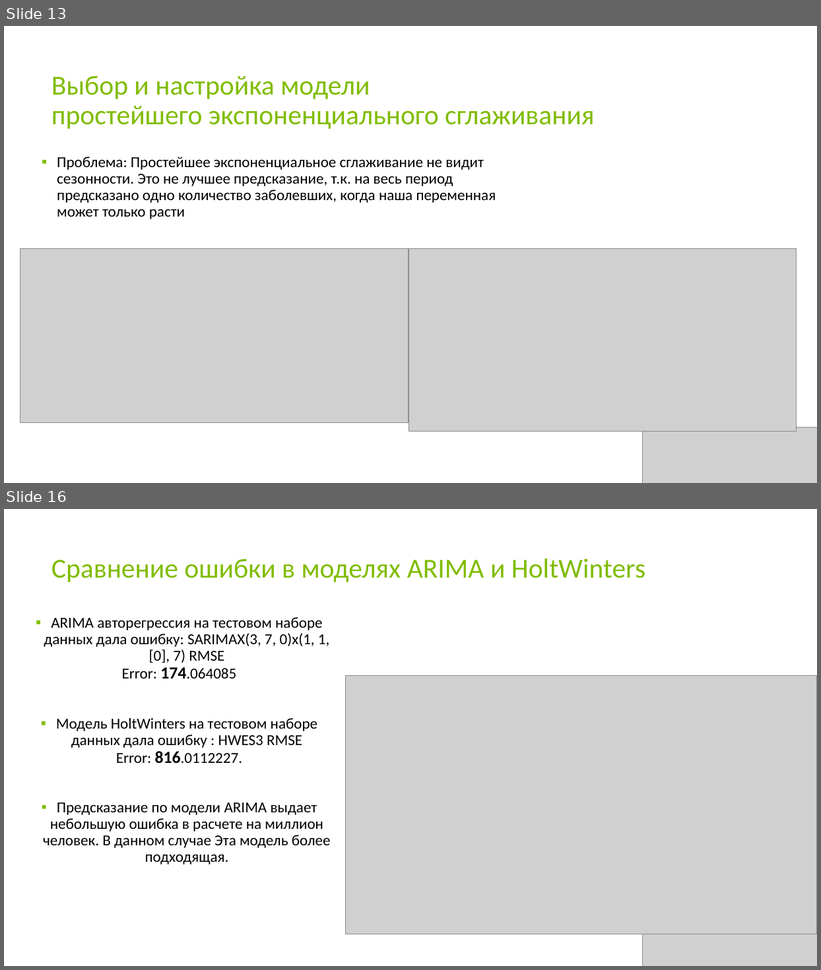
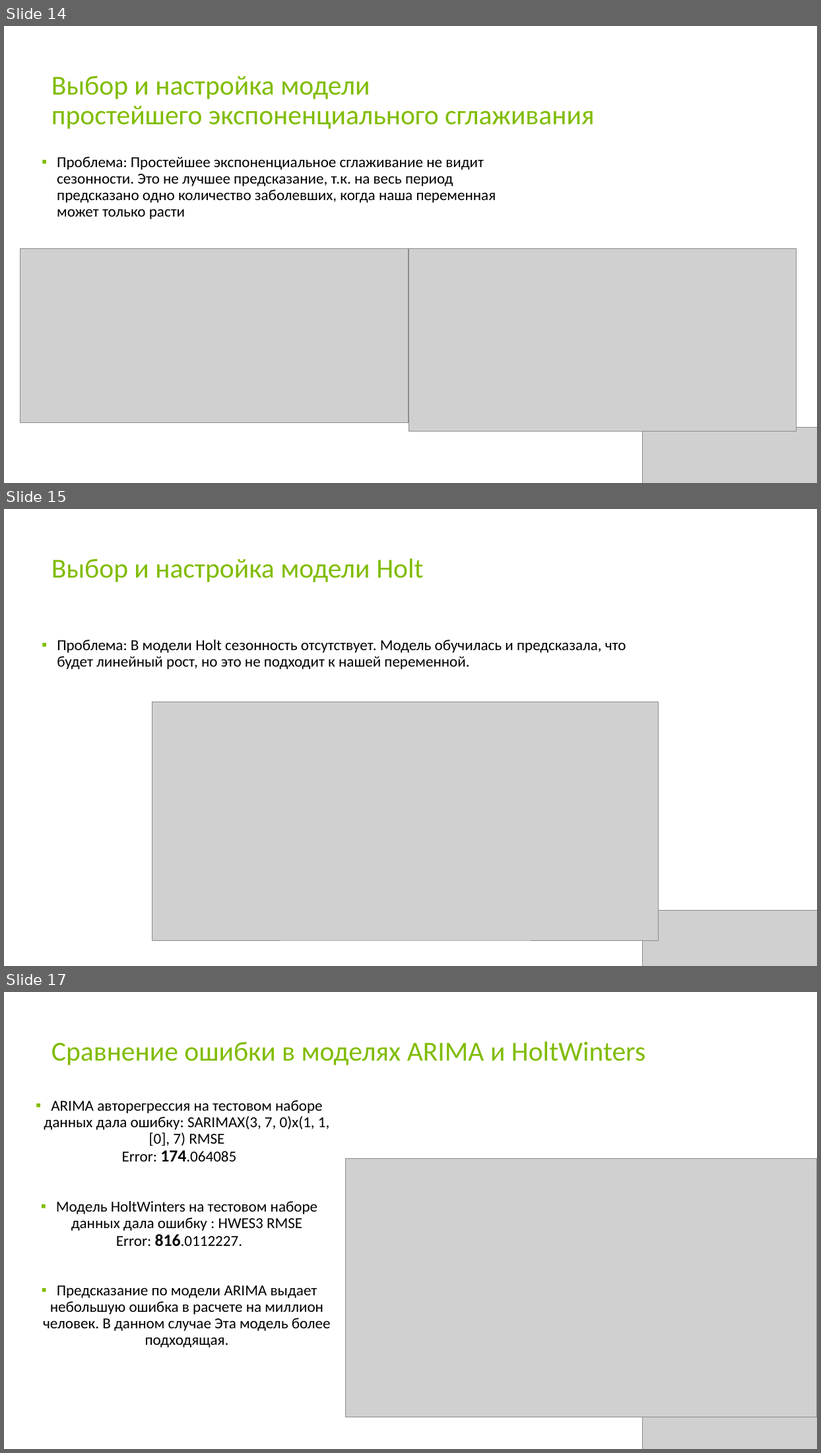
Before and after one commit to KseniyaSilenkova/-Final_examination_Switzerland, a slide deck: Презентация Силенкова Ксения Анатольевна.pptx. Shown one above the other, each under a label of ours: slides 13 and 16 before the commit, slides 14, 15 and 17 after it; the slides between them are not shown. The pictures are 821x970 and 821x1453 pixels, drawn with LibreOffice and Linux fonts; fonts in the diff are those of the drawing; grey boxes stand for pictures. Boxes give left, top, right and bottom in pixels: in the first picture for what was removed or moved away, otherwise in the second. Text is boxed around its words. In the diff, an @@ line names an element or a change of style, - is before the commit and + after.

```diff
--- a/Презентация Силенкова Ксения Анатольевна.pptx
+++ b/Презентация Силенкова Ксения Анатольевна.pptx
@@ slide 15 added at box(4, 509, 817, 966), background #FFFFFF @@
@@ title added at box(52, 559, 423, 582), 32.4 pt, text #80BC00 @@
+Выбор и настройка модели Holt
@@ text added at box(57, 640, 626, 669), 18 pt, text #000000 @@
+▪ Проблема: В модели Holt сезонность отсутствует. Модель обучилась и предсказала, что будет линейный рост, но это не подходит к нашей переменной.
@@ picture added at box(152, 702, 659, 941) @@
@@ picture added at box(643, 911, 817, 966) @@
@@ what was slide 13 is now slide 14 @@
@@ what was slide 16 is now slide 17 @@
```
Also in this commit, not shown: 5 slides changed, 1 other slide added, 1 slide removed.
